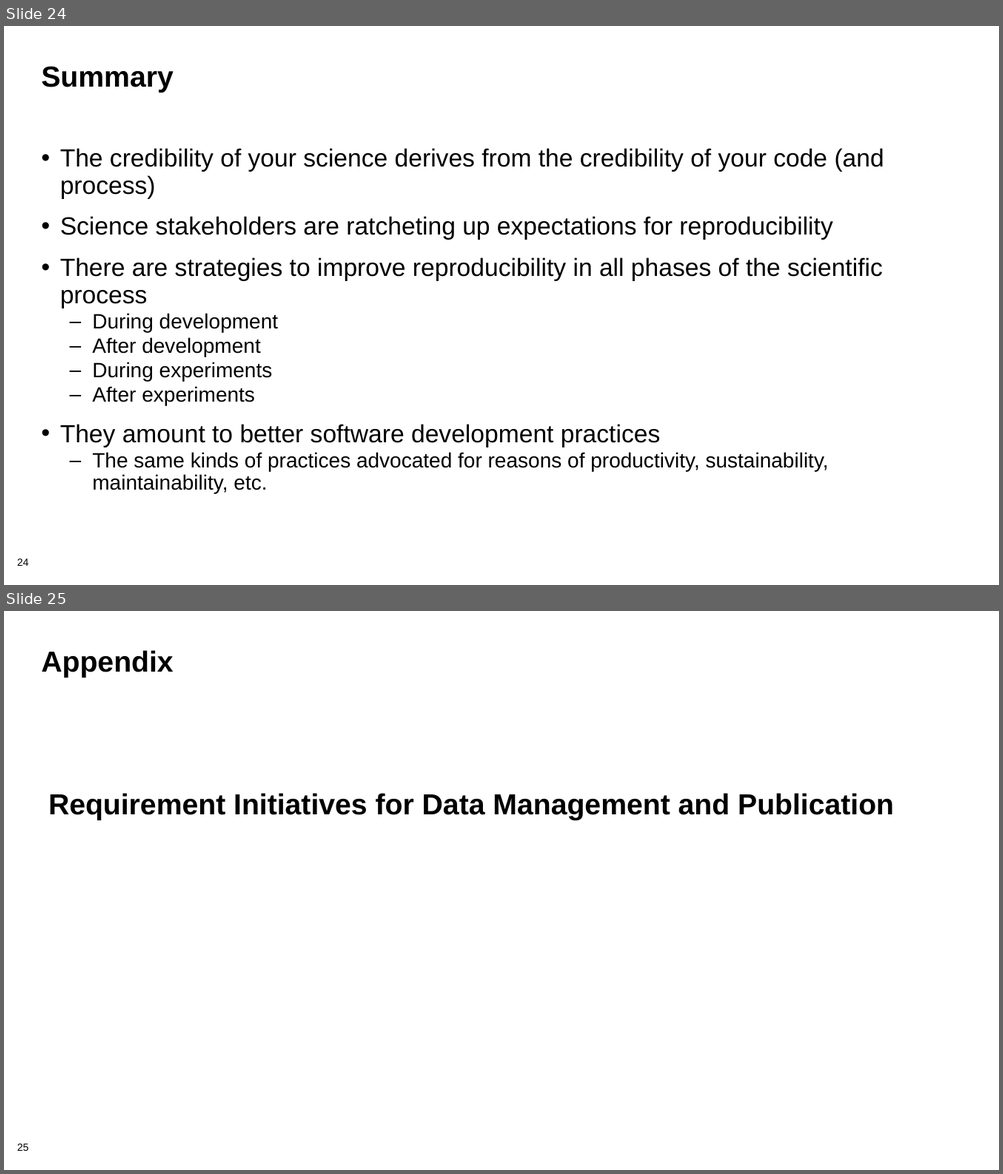
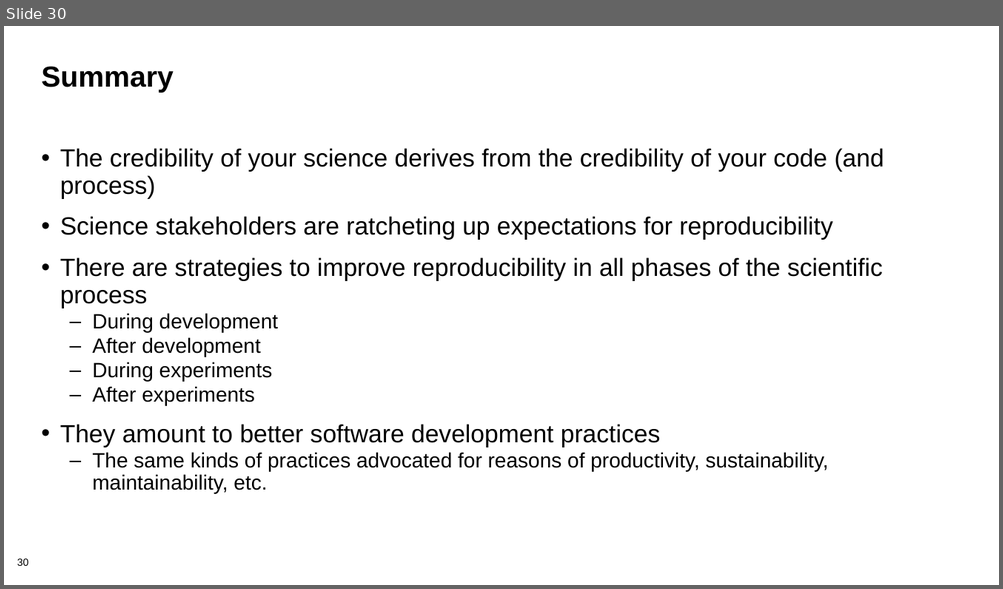
Before and after one commit to bssw-tutorial/presentations, a slide deck: reproducibility.pptx. Shown one above the other, each under a label of ours: slides 24 and 25 before the commit, slide 30 after it. The pictures are 1003x1174 and 1003x589 pixels, drawn with LibreOffice and Linux fonts; fonts in the diff are those of the drawing; background and template pictures are left out. Boxes give left, top, right and bottom in pixels: in the first picture for what was removed or moved away, otherwise in the second. Text is boxed around its words. In the diff, an @@ line names an element or a change of style, - is before the commit and + after.

Commit message:
Bring back the slides that had been shoved into an appendix to shorten the presentation.

```diff
--- a/reproducibility.pptx
+++ b/reproducibility.pptx
@@ slide 25 removed at (4, 611, 999, 1170), background #FFFFFF; not listed: 1 template element that a slide beside it also shows @@
@@ title removed at (41, 650, 173, 678) @@
-Appendix
@@ text removed at (48, 793, 893, 820) @@
-Requirement Initiatives for Data Management and Publication
@@ what was slide 24 is now slide 30 @@
@@ page number at (17, 559, 29, 566): text changed @@
-24
+30
```
